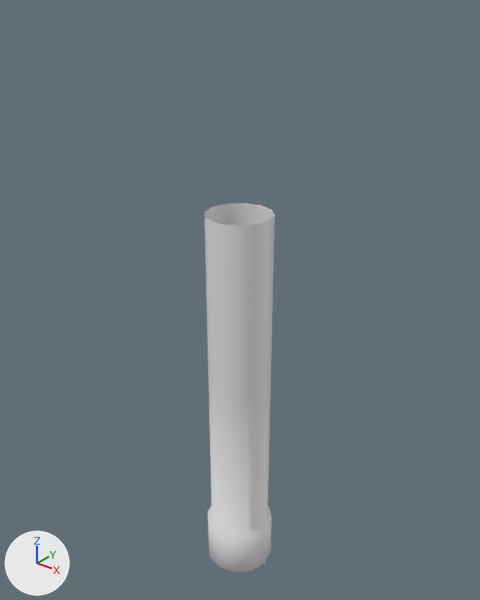
The FBX model Assets/Game Systems/Environment/Environment Assets/Food Tube/Food Tube.fbx, before and after one commit.
Camera for both pictures: a 50 mm lens placed at (1.375, -1.715, 1.409), pointed at (-0.039, 0.052, 0.314). The lights are fixed; the arrows at lower left show +X, +Y and +Z. Where no turn or scale is listed for an object, it has been applied to the vertices.

Names of what the first picture shows: 'Food Tube', 'Food Tube Extension'.
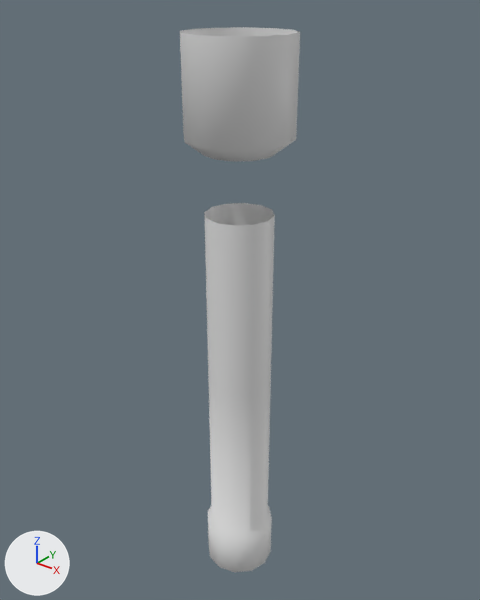
Where the change shows, as pixel boxes (x1, y1, x2, y2) in the pictures (480 x 600 px):
```json
{"object": "Food Tube Base", "change": "added", "after": [180, 27, 300, 162]}
```

Edits to the scene script, one JSON object a line:
```json
{"op": "add", "block": "me_food_tube_base", "code": ["me_food_tube_base = bpy.data.meshes.new('Food Tube Base')", "me_food_tube_base.from_pydata(...)  # 36 vertices, 24 faces; spans x -0.187..0.187, y -0.187..0.187, z 0.0..0.372", "me_food_tube_base.materials.append(mat_food_tube)  # white #e7e7e7"]}
{"op": "add", "block": "ob_food_tube_base", "code": ["ob_food_tube_base = bpy.data.objects.new('Food Tube Base', me_food_tube_base)", "ob_food_tube_base.location = (0.0, 0.0, 0.888)"]}
```
